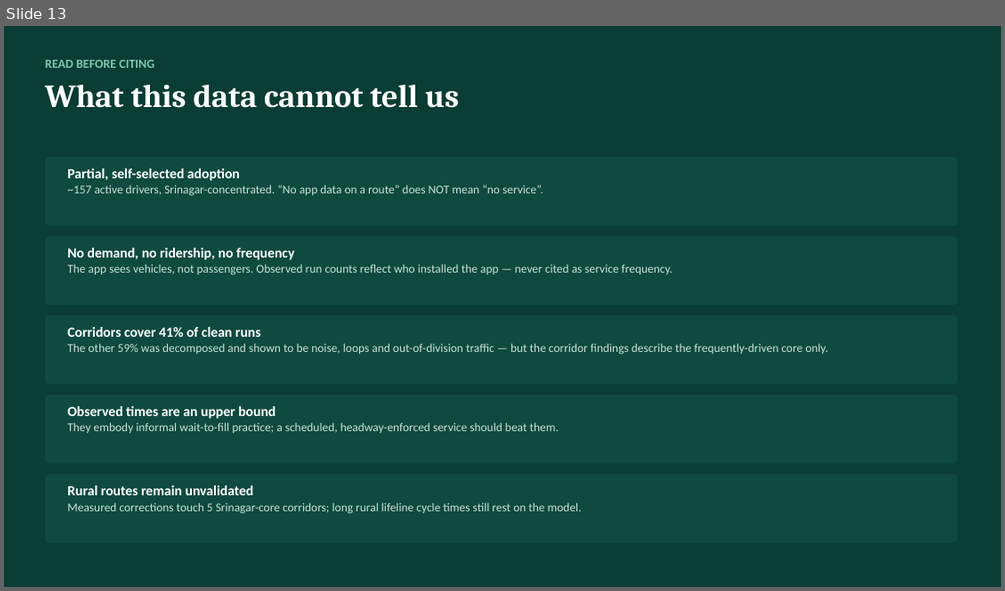
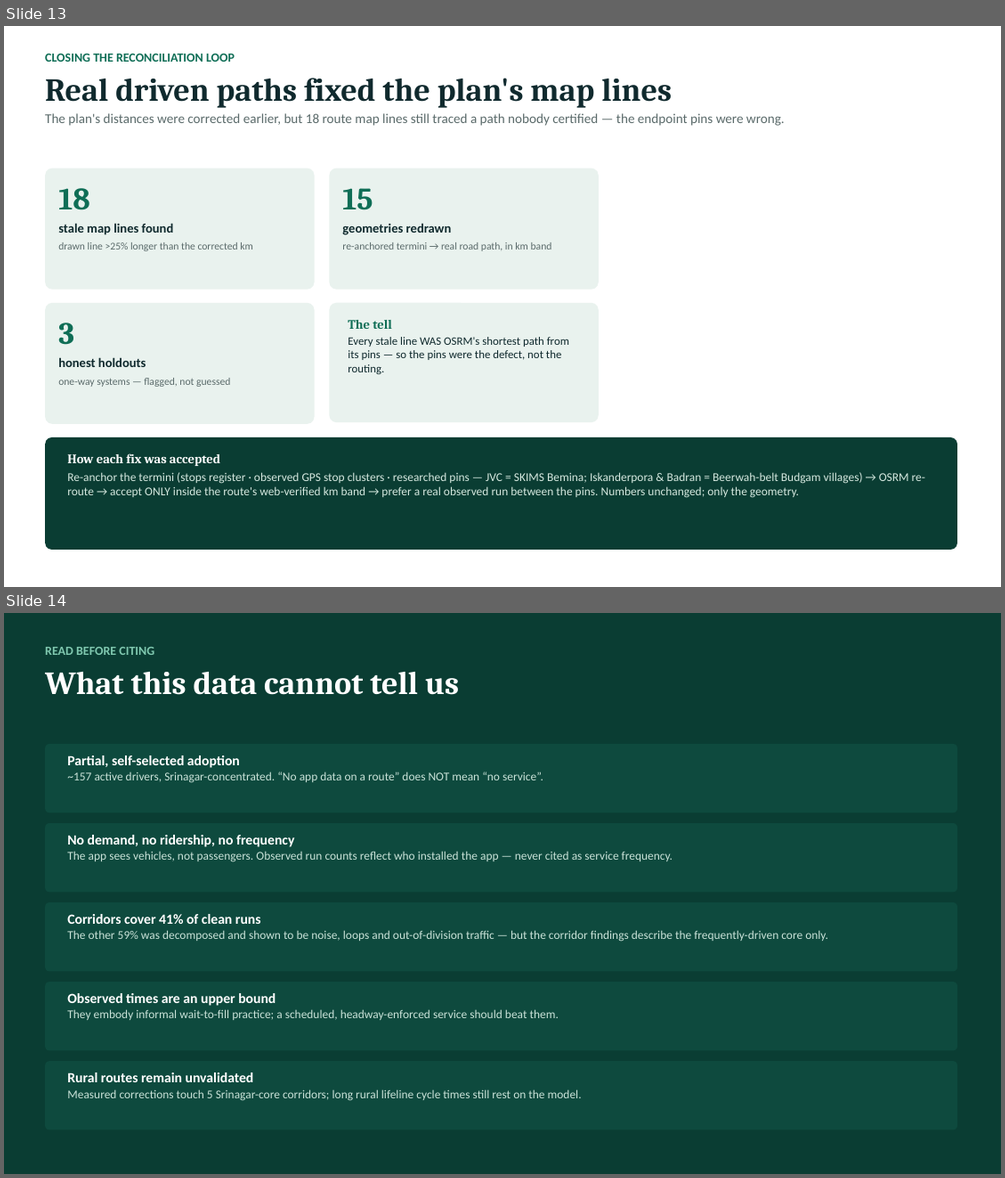
Before and after one commit to Princu-Babu/bus-sathi-trace-intelligence, a slide deck: Bus_Sathi_Trace_Intelligence_Briefing.pptx. Shown one above the other, each under a label of ours: slide 13 before the commit, slides 13 and 14 after it. The pictures are 1005x591 and 1005x1178 pixels, drawn with LibreOffice and Linux fonts; fonts in the diff are those of the drawing. Boxes give left, top, right and bottom in pixels: in the first picture for what was removed or moved away, otherwise in the second. Text is boxed around its words. In the diff, an @@ line names an element or a change of style, - is before the commit and + after.

```diff
--- a/Bus_Sathi_Trace_Intelligence_Briefing.pptx
+++ b/Bus_Sathi_Trace_Intelligence_Briefing.pptx
@@ slide 13 added at [4, 26, 1001, 587], background #FFFFFF @@
@@ text added at [45, 54, 785, 126], 13 pt, text #5B6B6B @@
+CLOSING THE RECONCILIATION LOOP
+Real driven paths fixed the plan's map lines
+The plan's distances were corrected earlier, but 18 route map lines still traced a path nobody certified — the endpoint pins were wrong.
@@ rounded rectangle added at [45, 168, 315, 289], fill #E9F2EE @@
@@ rounded rectangle added at [329, 168, 599, 289], fill #E9F2EE @@
@@ text added at [58, 188, 253, 251], 10 pt, text #5B6B6B @@
+18
+stale map lines found
+drawn line >25% longer than the corrected km
@@ text added at [342, 188, 552, 251], 10 pt, text #5B6B6B @@
+15
+geometries redrawn
+re-anchored termini → real road path, in km band
@@ rounded rectangle added at [45, 303, 315, 424], fill #E9F2EE @@
@@ rounded rectangle added at [329, 303, 599, 422], fill #E9F2EE @@
@@ text added at [58, 322, 230, 386], 10 pt, text #5B6B6B @@
+3
+honest holdouts
+one-way systems — flagged, not guessed
@@ text added at [348, 320, 569, 374], 11 pt, text #102A2E @@
+The tell
+Every stale line WAS OSRM's shortest path from its pins — so the pins were the defect, not the routing.
@@ rounded rectangle added at [45, 437, 957, 549], fill #0A3D33 @@
@@ text added at [67, 453, 925, 498], 11.5 pt, text #D5E8DF @@
+How each fix was accepted
+Re-anchor the termini (stops register · observed GPS stop clusters · researched pins — JVC = SKIMS Bemina; Iskanderpora & Badran = Beerwah-belt Budgam villages) → OSRM re-route → accept ONLY inside the route's web-verified km band → prefer a real observed run between the pins. Numbers unchanged; only the geometry.
@@ what was slide 13 is now slide 14 @@
```
Also in this commit, not shown: 2 other files.
